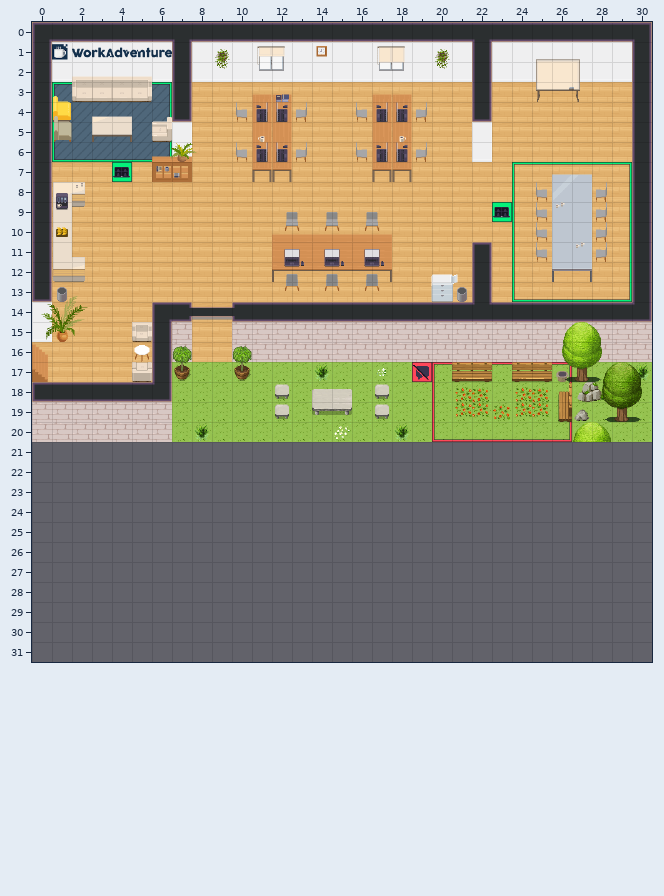
One commit to this Tiled map (JSON): map.tmj. That is the earlier state.
Cells are 32x32 px. Shown: x 0..30, y 0..31. The old version is drawn lined up with the new one.
After the commit:
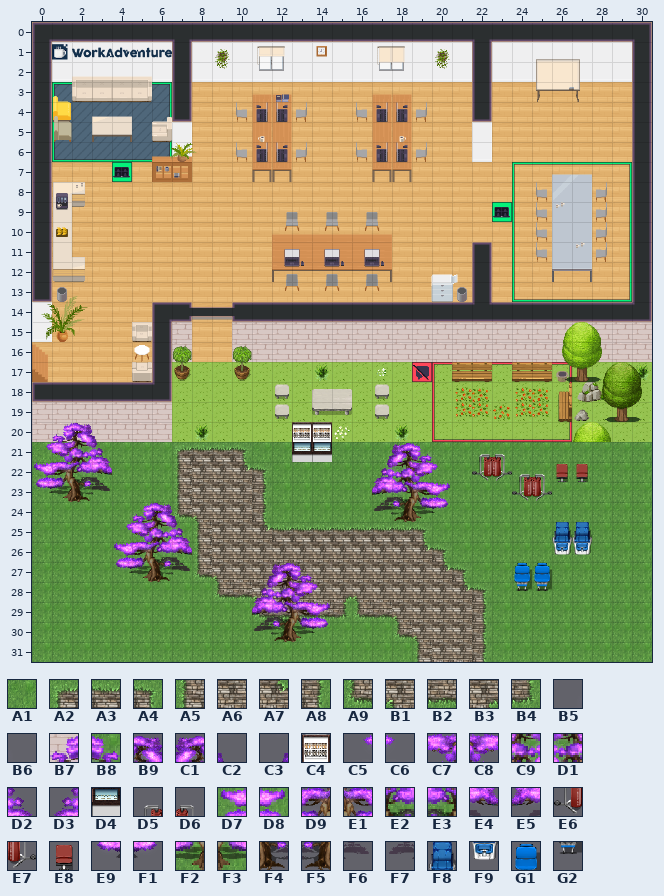
Key: from "Chunk 1": A1 5, A2 6, A3 7, A4 8, A5 9, A6 10, A7 11, A8 12, A9 13, B1 14, B2 15, B3 16, B4 17, B5 71, B6 71 flipped left-right, B7 72, B8 72 flipped left-right, B9 73, C1 73 flipped left-right, C2 74, C3 74 flipped left-right, C4 75, C5 77, C6 77 flipped left-right, C7 78, C8 78 flipped left-right, C9 79, D1 79 flipped left-right, D2 80, D3 80 flipped left-right, D4 81, D5 82, D6 83, D7 84, D8 84 flipped left-right, D9 85, E1 85 flipped left-right, E2 86, E3 86 flipped left-right, E4 87, E5 87 flipped left-right, E6 88, E7 89, E8 90, E9 91, F1 91 flipped left-right, F2 92, F3 92 flipped left-right, F4 93, F5 93 flipped left-right, F6 94, F7 94 flipped left-right, F8 95, F9 96, G1 97, G2 98.
__ is an empty cell.
See-through tiles are keyed as they look on the map.
Edits made:
Changed rows in their new state; .. is an unchanged cell.
map size 31x21 -> 31x32 cells
Layer "floor/floor1":
first column x 0:
21 A1 A1 A1 A1 A1 A1 A1 A2 A3 A3 A4 A1 A1 A1 A1 A1 A1 A1 A1 A1 A1 A1 A1 A1 A1 A1 A1 A1 A1 A1 A1
22 A1 A1 A1 A1 A1 A1 A1 A5 A6 A6 A7 A4 A1 A1 A1 A1 A1 A1 A1 A1 A1 A1 A1 A1 A1 A1 A1 A1 A1 A1 A1
23 A1 A1 A1 A1 A1 A1 A1 A5 A6 A6 A6 A8 A1 A1 A1 A1 A1 A1 A1 A1 A1 A1 A1 A1 A1 A1 A1 A1 A1 A1 A1
24 A1 A1 A1 A1 A1 A1 A1 A9 B1 A6 A6 A8 A1 A1 A1 A1 A1 A1 A1 A1 A1 A1 A1 A1 A1 A1 A1 A1 A1 A1 A1
25 A1 A1 A1 A1 A1 A1 A1 A1 A5 A6 A6 A7 A3 A3 A3 A3 A3 A3 A3 A4 A1 A1 A1 A1 A1 A1 A1 A1 A1 A1 A1
26 A1 A1 A1 A1 A1 A1 A1 A1 A5 A6 A6 A6 A6 A6 A6 A6 A6 A6 A6 A7 A4 A1 A1 A1 A1 A1 A1 A1 A1 A1 A1
27 A1 A1 A1 A1 A1 A1 A1 A1 A9 B1 A6 A6 A6 A6 A6 A6 A6 A6 A6 A6 A7 A4 A1 A1 A1 A1 A1 A1 A1 A1 A1
28 A1 A1 A1 A1 A1 A1 A1 A1 A1 A9 B2 B1 A6 A6 A6 B3 B1 A6 A6 A6 A6 A7 A4 A1 A1 A1 A1 A1 A1 A1 A1
29 A1 A1 A1 A1 A1 A1 A1 A1 A1 A1 A1 A9 B2 B2 B2 B4 A9 B2 B1 A6 A6 A6 A8 A1 A1 A1 A1 A1 A1 A1 A1
30 A1 A1 A1 A1 A1 A1 A1 A1 A1 A1 A1 A1 A1 A1 A1 A1 A1 A1 A9 B1 A6 A6 A8 A1 A1 A1 A1 A1 A1 A1 A1
31 A1 A1 A1 A1 A1 A1 A1 A1 A1 A1 A1 A1 A1 A1 A1 A1 A1 A1 A1 A5 A6 A6 A8 A1 A1 A1 A1 A1 A1 A1 A1
Layer "furniture/furniture1":
first column x 0:
20 .. B7 B9 C2 .. .. .. .. .. .. .. .. .. C4 C4 .. .. .. .. .. .. .. .. .. .. .. .. ..
21 C5 C7 C9 D2 .. .. .. .. .. .. .. .. .. D4 D4 .. .. C3 C1 B8 B6 .. D5 D6 .. .. .. ..
22 D7 D9 E2 E4 .. .. .. .. .. .. .. .. .. .. .. .. .. D3 D1 C8 C6 .. E6 E7 D5 D6 E8 E8
23 E9 F2 F4 F6 .. .. .. .. .. .. .. .. .. .. .. .. .. E5 E3 E1 D8 .. .. .. E6 E7 .. ..
24 .. .. .. .. B5 B7 B9 C2 .. .. .. .. .. .. .. .. .. F7 F5 F3 F1 .. .. .. .. .. .. ..
25 .. .. .. .. C5 C7 C9 D2 .. .. .. .. .. .. .. .. .. .. .. .. .. .. .. .. .. .. F8 F8
26 .. .. .. .. D7 D9 E2 E4 .. .. .. .. .. .. .. .. .. .. .. .. .. .. .. .. .. .. F9 F9
27 .. .. .. .. E9 F2 F4 F6 .. .. .. C3 C1 B8 B6 .. .. .. .. .. .. .. .. .. G1 G1 .. ..
28 .. .. .. .. .. .. .. .. .. .. .. D3 D1 C8 C6 .. .. .. .. .. .. .. .. .. G2 G2 .. ..
29 .. .. .. .. .. .. .. .. .. .. .. E5 E3 E1 D8 .. .. .. .. .. .. .. .. .. .. .. .. ..
30 .. .. .. .. .. .. .. .. .. .. .. F7 F5 F3 F1 .. .. .. .. .. .. .. .. .. .. .. .. ..
Layer "above/above1":
first column x 0:
20 .. B7 B9 C2 .. .. .. .. .. .. .. .. .. C4 C4 .. .. .. .. .. .. .. .. .. .. ..
21 C5 C7 C9 D2 .. .. .. .. .. .. .. .. .. .. .. .. .. C3 C1 B8 B6 .. D5 D6 .. ..
22 D7 D9 E2 E4 .. .. .. .. .. .. .. .. .. .. .. .. .. D3 D1 C8 C6 .. .. .. D5 D6
23 E9 .. .. F6 .. .. .. .. .. .. .. .. .. .. .. .. .. E5 E3 E1 D8 .. .. .. .. ..
24 .. .. .. .. B5 B7 B9 C2 .. .. .. .. .. .. .. .. .. F7 .. .. F1 .. .. .. .. ..
25 .. .. .. .. C5 C7 C9 D2 .. .. .. .. .. .. .. .. .. .. .. .. .. .. .. .. .. ..
26 .. .. .. .. D7 D9 E2 E4 .. .. .. .. .. .. .. .. .. .. .. .. .. .. .. .. .. ..
27 .. .. .. .. E9 .. .. F6 .. .. .. C3 C1 B8 B6 .. .. .. .. .. .. .. .. .. .. ..
28 .. .. .. .. .. .. .. .. .. .. .. D3 D1 C8 C6 .. .. .. .. .. .. .. .. .. .. ..
29 .. .. .. .. .. .. .. .. .. .. .. E5 E3 E1 D8 .. .. .. .. .. .. .. .. .. .. ..
30 .. .. .. .. .. .. .. .. .. .. .. F7 .. .. F1 .. .. .. .. .. .. .. .. .. .. ..
Changed places in both pictures, as pixel boxes (x1, y1, x2, y2):
added: (32, 422, 652, 662)
